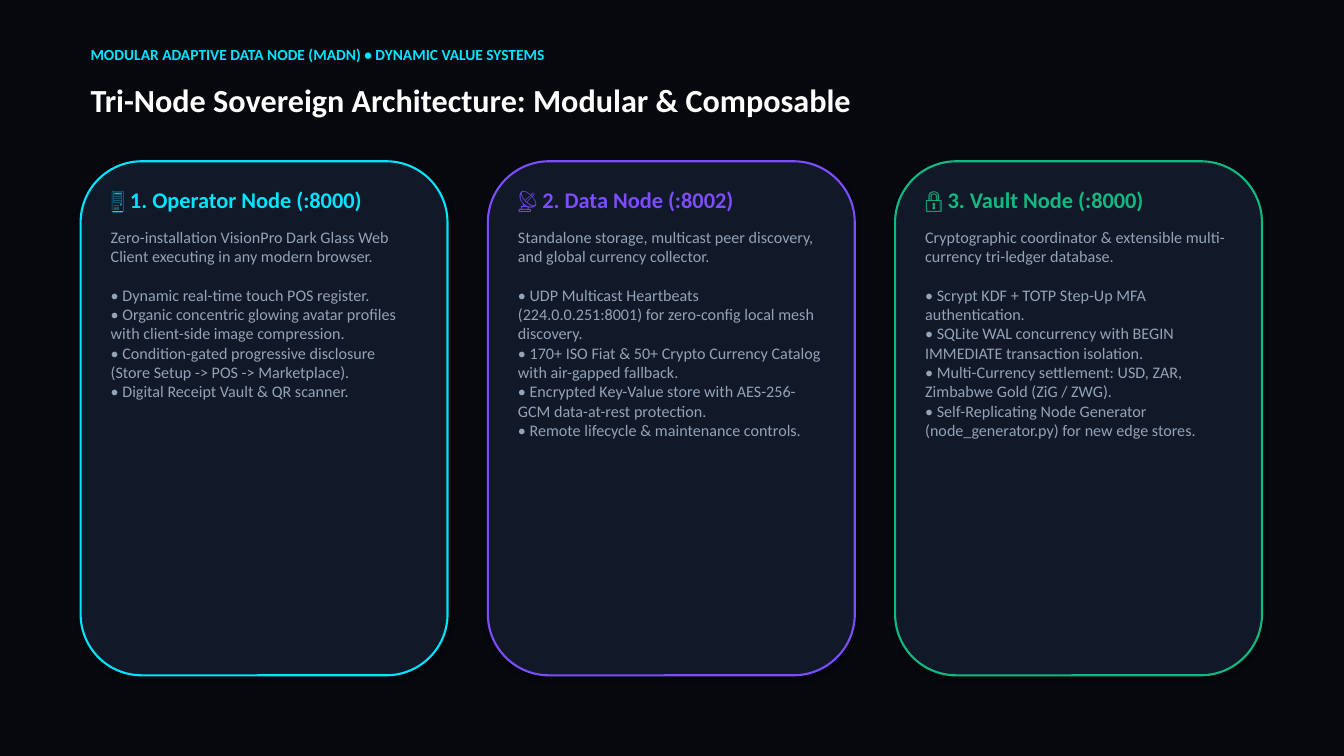
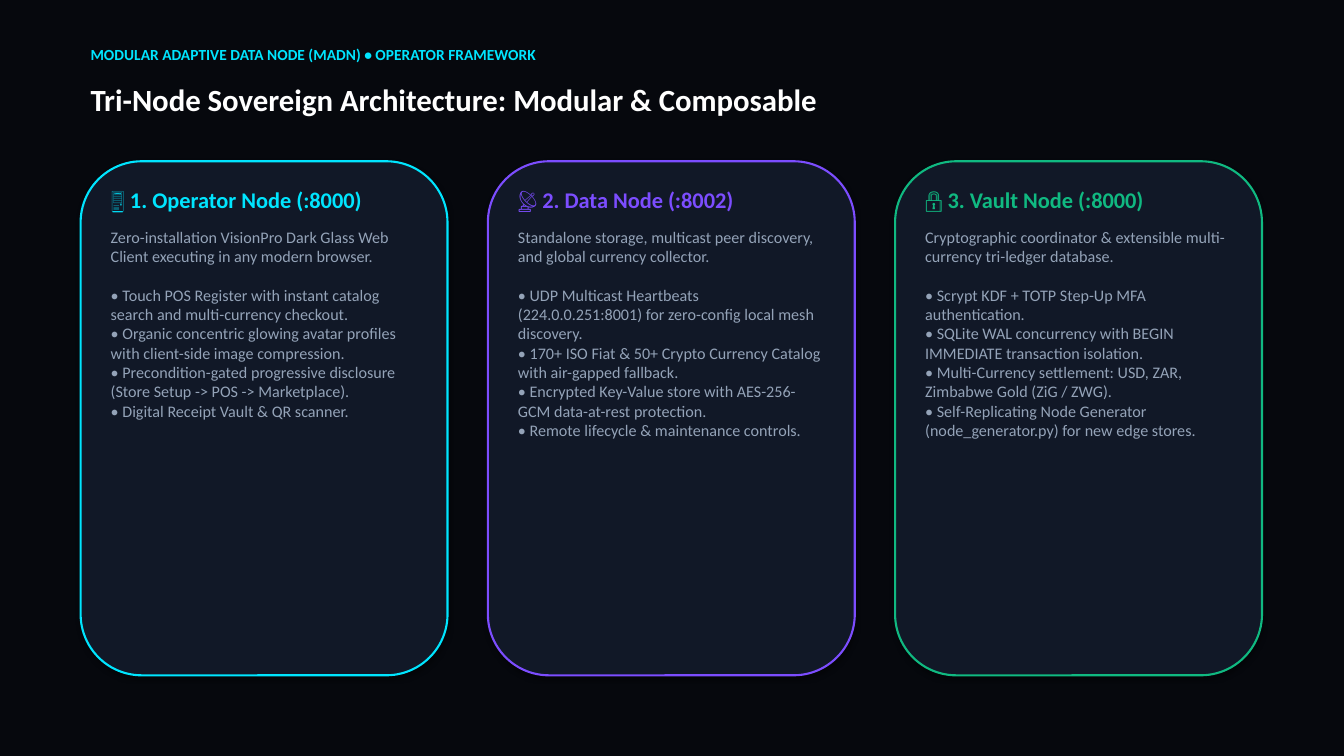
Before and after one commit to pmd742omni/2026-02-15-Sun-2055-Modular-Adaptive-Data-Node--MAD---Node--for-Dynamic-Value-Systems, a slide deck: slide 5 of 01_Documentation_and_Thesis/MADN_Dynamic_Value_Systems_Presentation.pptx. Drawn at 1344x756 pixels with LibreOffice and Linux fonts; fonts in the diff are those of the drawing. Boxes give left, top, right and bottom in pixels: in the first picture for what was removed or moved away, otherwise in the second. Text is boxed around its words. In the diff, an @@ line names an element or a change of style, - is before the commit and + after.

Commit message:
2026-08-27 Thu 0850: Instant Profile Settings Visual Feedback and Refocused Local Operator Presentation (Ukusebenza 1.19.23)

```diff
--- a/01_Documentation_and_Thesis/MADN_Dynamic_Value_Systems_Presentation.pptx
+++ b/01_Documentation_and_Thesis/MADN_Dynamic_Value_Systems_Presentation.pptx
@@ text at (91, 48, 535, 62): text changed @@
-MODULAR ADAPTIVE DATA NODE (MADN) • DYNAMIC VALUE SYSTEMS
+MODULAR ADAPTIVE DATA NODE (MADN) • OPERATOR FRAMEWORK
@@ text "Tri-Node Sovereign Architecture: Modular & ..." at (91, 89, 817, 117): size 23 to 22 pt @@
@@ text at (111, 232, 396, 420): text changed @@
-Zero-installation VisionPro Dark Glass Web Client executing in any modern browser.
-• Dynamic real-time touch POS register.
-• Organic concentric glowing avatar profiles with client-side image compression.
-• Condition-gated progressive disclosure (Store Setup -> POS -> Marketplace).
-• Digital Receipt Vault & QR scanner.
+Zero-installation VisionPro Dark Glass Web Client executing in any modern browser.
+• Touch POS Register with instant catalog search and multi-currency checkout.
+• Organic concentric glowing avatar profiles with client-side image compression.
+• Precondition-gated progressive disclosure (Store Setup -> POS -> Marketplace).
+• Digital Receipt Vault & QR scanner.
```
Also in this commit, not shown: 10 other slides changed, 8 other files.
